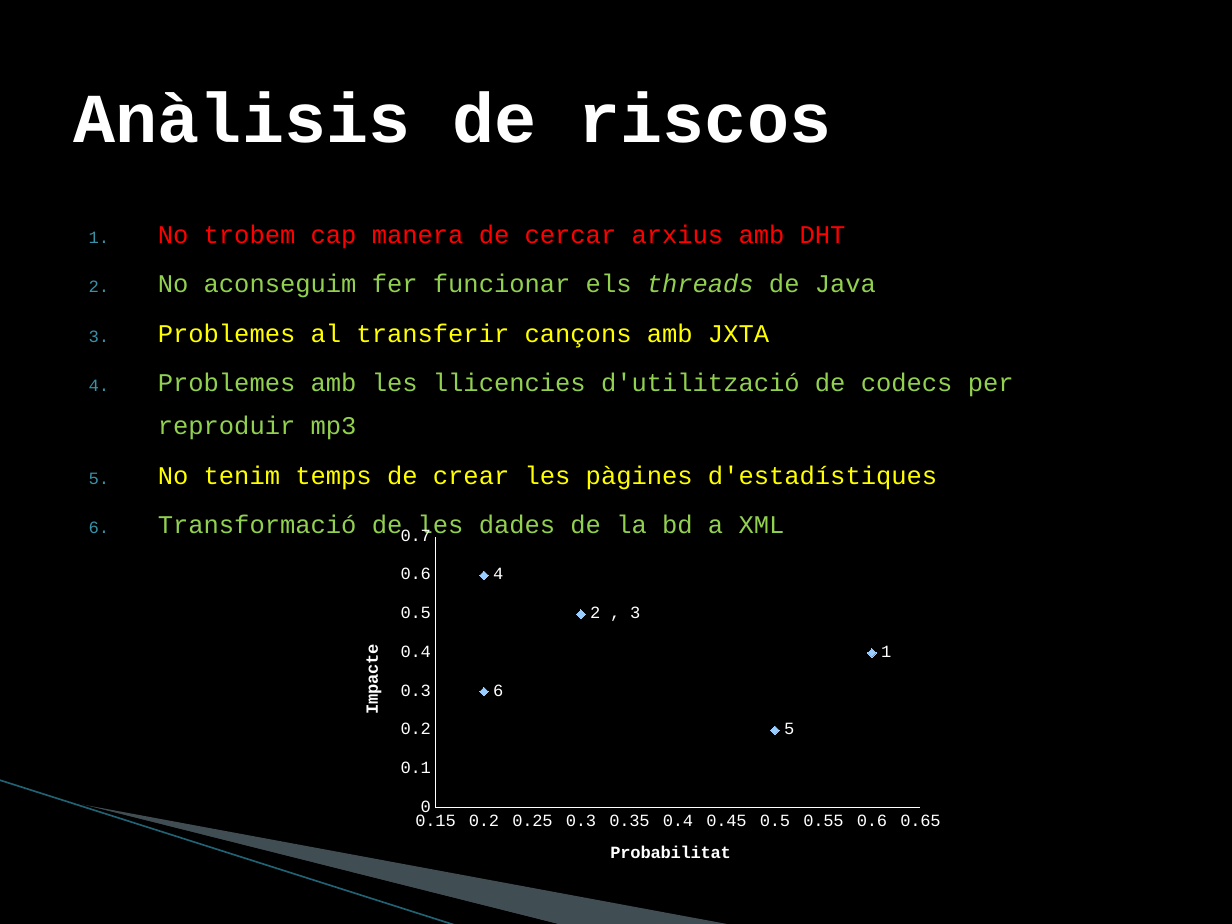
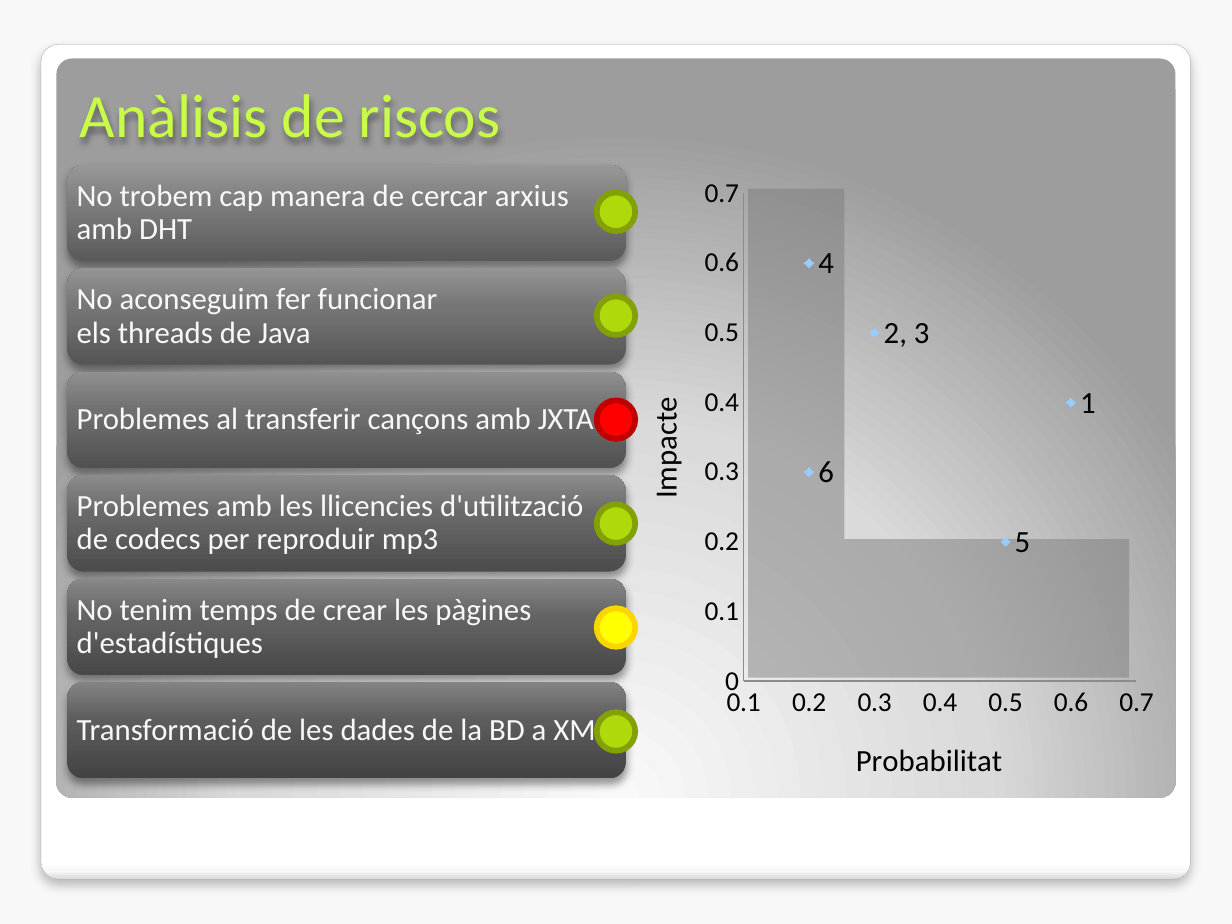
Before and after one commit to rxuriguera/pxc2, a slide deck: slide 7 of docs/Speerker.pptx (slide 5 before the commit). Drawn at 1232x924 pixels with LibreOffice and Linux fonts; fonts in the diff are those of the drawing; background and template pictures are left out. Boxes give left, top, right and bottom in pixels: in the first picture for what was removed or moved away, otherwise in the second. Text is boxed around its words. In the diff, an @@ line names an element or a change of style, - is before the commit and + after.

```diff
--- a/docs/Speerker.pptx
+++ b/docs/Speerker.pptx
@@ background picture (left out) to #F8F8F8 @@
@@ rounded rectangle added at box(41, 44, 1190, 880), fill gradient #FFFFFF to #F7F7F7 to #DADADA, outline #A4A4A4 0.16 pt @@
@@ rounded rectangle added at box(57, 58, 1175, 797), fill gradient #FAFAFA to #DBDBDB to #9D9D9D @@
@@ title "Anàlisis de riscos" at box(80, 94, 501, 138): size 41 to 36 pt, font Courier New to Calibri, text colour #FFFFFF to #C9FC48, bold off; vertical alignment middle to top @@
@@ scatter chart at box(616, 164, 1164, 808) @@
@@ colour of Series 1 #3891A7 to #B0D90C @@
@@ data labels of Series 1 changed @@
@@ category axis changed @@
@@ value axis changed @@
@@ lettering changed @@
@@ scatter chart: place and size @@
-scatter chart at box(336, 520, 952, 890)
+scatter chart at box(616, 164, 1164, 808)
@@ ellipse added at box(596, 192, 634, 230), fill #B0D90C, outline #82A109 3.35 pt @@
@@ rectangle added at box(748, 188, 844, 538), fill #7C7C7C at 49% opacity @@
@@ text removed at box(158, 224, 1014, 541) @@
-1. No trobem cap manera de cercar arxius amb DHT
-2. No aconseguim fer funcionar els threads de Java
-3. Problemes al transferir cançons amb JXTA
-4. Problemes amb les llicencies d'utilització de codecs per reproduir mp3
-5. No tenim temps de crear les pàgines d'estadístiques
-6. Transformació de les dades de la bd a XML
@@ ellipse added at box(596, 297, 634, 335), fill #B0D90C, outline #82A109 3.35 pt @@
@@ ellipse added at box(596, 400, 634, 439), fill #FF0000, outline #C00000 3.35 pt @@
@@ ellipse added at box(596, 504, 634, 542), fill #B0D90C, outline #82A109 3.35 pt @@
@@ rectangle added at box(748, 540, 1129, 678), fill #7C7C7C at 49% opacity @@
@@ ellipse added at box(596, 609, 634, 647), fill #FFFF00, outline #FAD600 3.35 pt @@
@@ freeform shape removed at box(96, 674, 609, 869) @@
@@ group added at box(68, 165, 626, 779): 6 rounded rectangles, 6 texts @@
+No trobem cap manera de cercar arxius amb DHT
+No aconseguim fer funcionar els threads de Java
+Problemes al transferir cançons amb JXTA
+Problemes amb les llicencies d'utilització de codecs per reproduir mp3
+No tenim temps de crear les pàgines d'estadístiques
+Transformació de les dades de la BD a XML
@@ ellipse added at box(596, 712, 634, 750), fill #B0D90C, outline #82A109 3.35 pt @@
@@ freeform shape removed at box(0, 780, 505, 893) @@
@@ line removed from (0, 780) to (457, 924) @@
```
Also in this commit, not shown: 4 other slides changed, 3 slides added, 1 slide removed.
